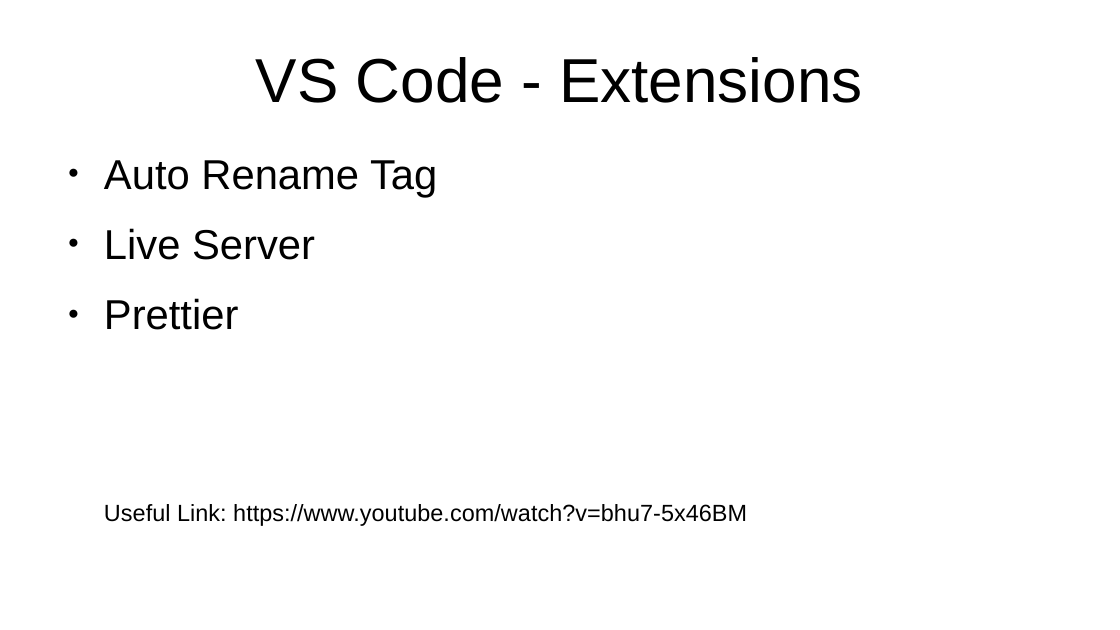
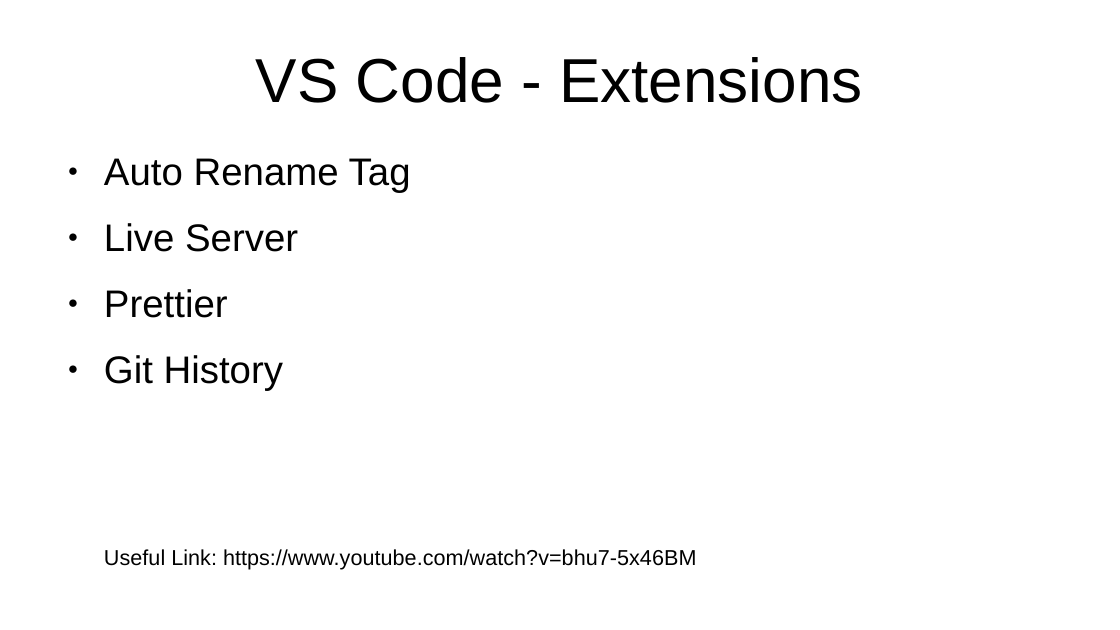
Before and after one commit to rajeshchauhan23102008/documents, a slide deck: slide 9 of src/courses/Javascript - No Theme.odp (slide 8 before the commit). Drawn at 1120x630 pixels with LibreOffice and Linux fonts; fonts in the diff are those of the drawing. Boxes give left, top, right and bottom in pixels: in the first picture for what was removed or moved away, otherwise in the second. Text is boxed around its words. In the diff, an @@ line names an element or a change of style, - is before the commit and + after.

```diff
--- a/src/courses/Javascript - No Theme.odp
+++ b/src/courses/Javascript - No Theme.odp
@@ text at box(104, 158, 696, 570): size 29.6 to 27.2 pt in "Auto Rename Tag", "Live Server", "Prettier"; size 16.6 to 15.3 pt in "Useful Link: https://www.youtube.com/watch?v=bhu7-5x46BM" @@
@@ text at box(104, 355, 283, 391): paragraph added @@
+● Git History
```
Also in this commit, not shown: 4 other slides changed, 4 slides added, 1 slide removed.
